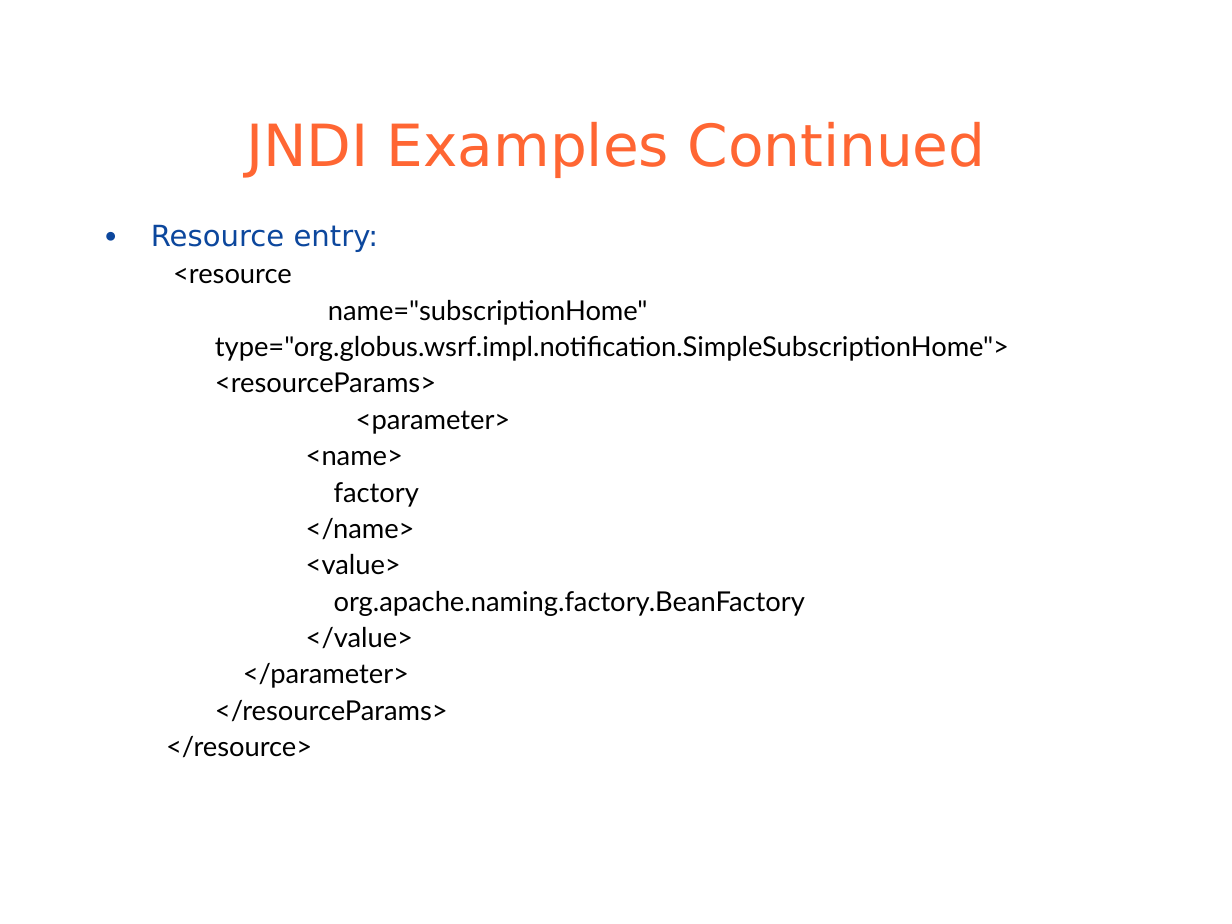
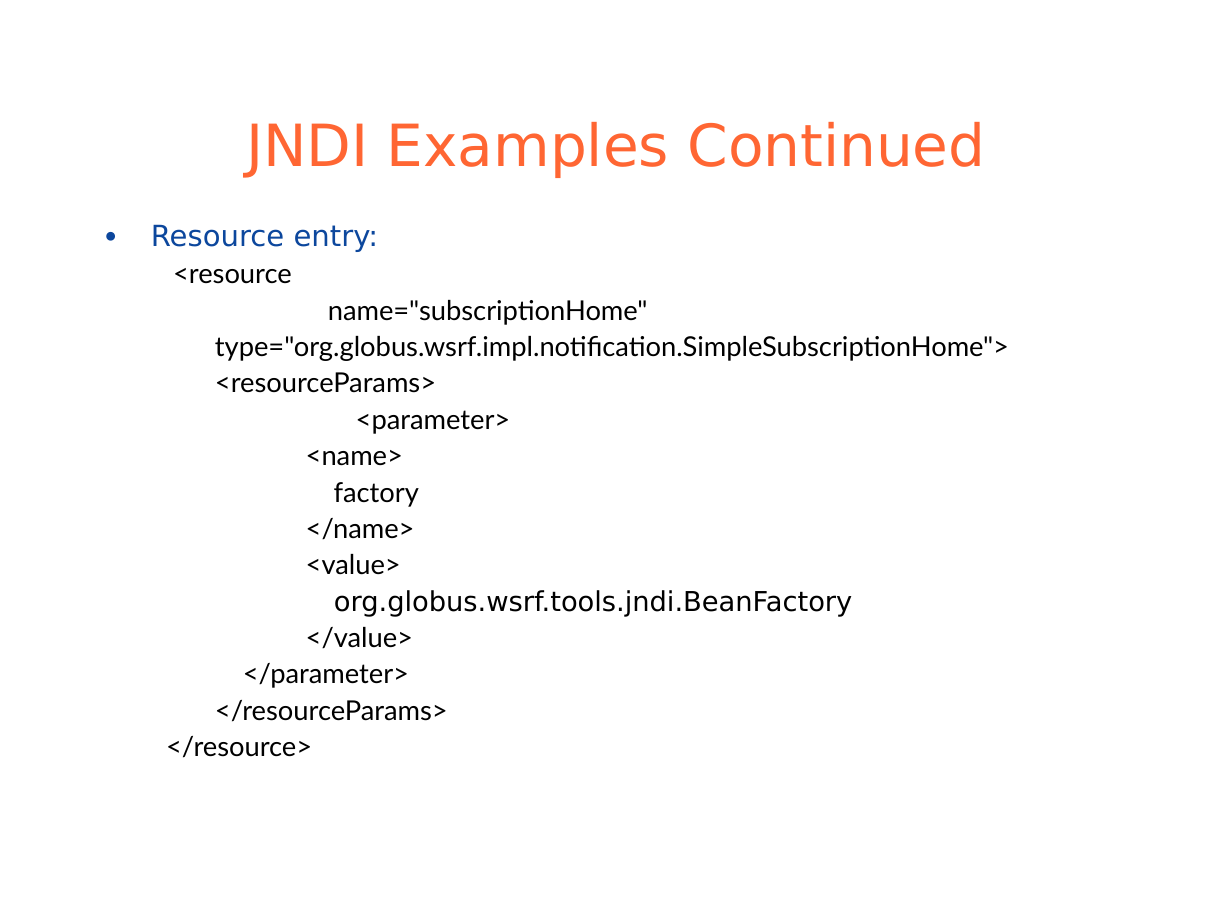
Before and after one commit to globus/globus-toolkit-documentation, a slide deck: slide 14 of toolkit/docs/development/wsrf/WSRFTutorial.ppt. Drawn at 1232x924 pixels with LibreOffice and Linux fonts; fonts in the diff are those of the drawing; background and template pictures are left out. Boxes give left, top, right and bottom in pixels: in the first picture for what was removed or moved away, otherwise in the second. Text is boxed around its words. In the diff, an @@ line names an element or a change of style, - is before the commit and + after.

```diff
--- a/toolkit/docs/development/wsrf/WSRFTutorial.ppt
+++ b/toolkit/docs/development/wsrf/WSRFTutorial.ppt
@@ text at (x1=334, y1=590, x2=852, y2=617): text changed; font Lato to DejaVu Sans @@
-  org.apache.naming.factory.BeanFactory
+  org.globus.wsrf.tools.jndi.BeanFactory
```
Also in this commit, not shown: 12 other slides changed.
